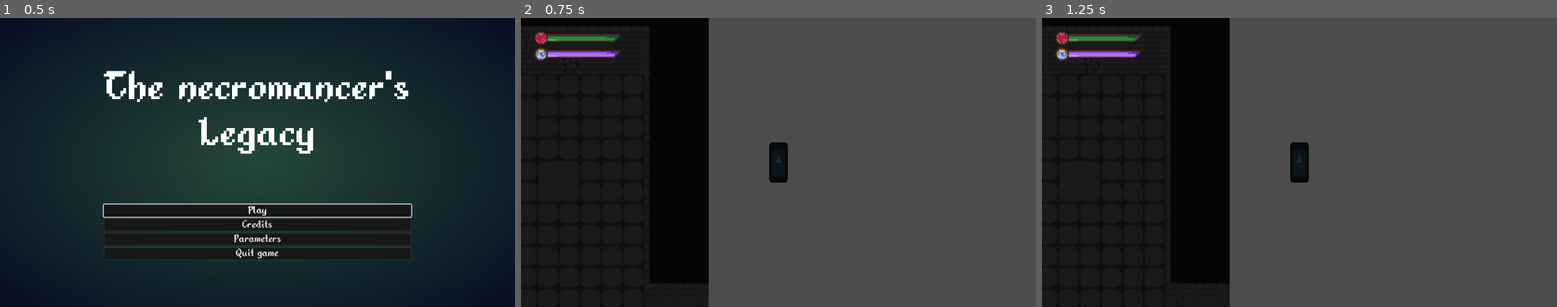
Above: before the commit, frames 1-3 (left to right).
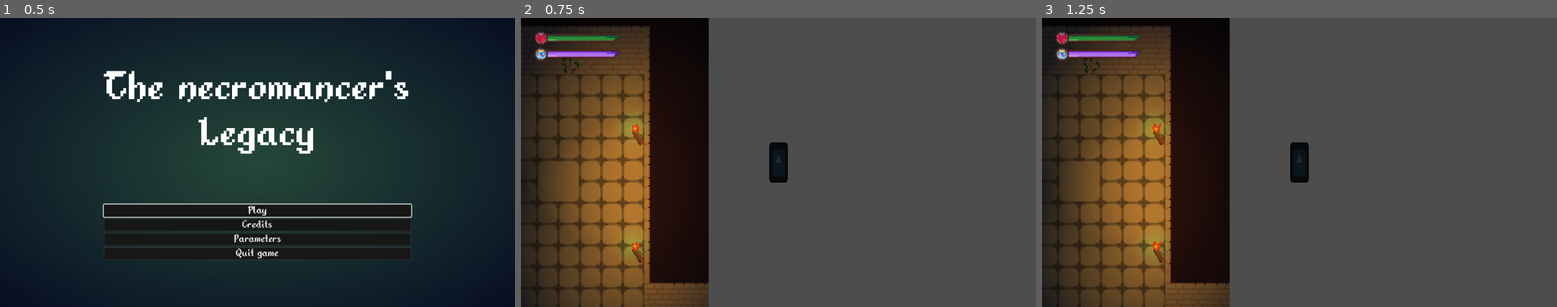
Above: after the commit, the same moments.

Repository: PercyGame/Necromancer-s-Quest-For-Power
Game: Godot game, scene res://HUD/MainMenu.tscn
Two runs of this game, one before a commit and one after it. Both use one fixed random seed, a clock stepped at 60 frames per second and the inputs below. The engine's default icon, where the game draws it, is replaced by a stand-in: a white triangle on a blue panel in a dark square.
Inputs:
- Up to frame 1 (0.5 s): no input
- Up to frame 2 (0.75 s): click "Play" at 0.5 s
- Up to frame 3 (1.25 s): no input

Frame 1 is identical in both runs. In frame 2, 24% of the frame differs, in the area x 1-37%, y 2-100%; in frame 3, 24%.

Commit message:
added spawners
Added a spawner mecanic, to make easy level creation

Diff:
--- a/HUD/MainMenu.tscn
+++ b/HUD/MainMenu.tscn
@@ -1,7 +1,8 @@
-[gd_scene load_steps=5 format=3 uid="uid://dvftrsf5fj5xk"]
+[gd_scene load_steps=6 format=3 uid="uid://dvftrsf5fj5xk"]
 
 [ext_resource type="Script" path="res://HUD/MainMenu.gd" id="1_dqemj"]
 [ext_resource type="Theme" uid="uid://b28w6ny6cu743" path="res://HUD/theme.tres" id="1_jaaa0"]
+[ext_resource type="AudioStream" uid="uid://d13a7llqh6151" path="res://assets/sounds/music/Light Ambient 5 (Loop).wav" id="3_uehrf"]
 
 [sub_resource type="Gradient" id="Gradient_5lu4u"]
 colors = PackedColorArray(0.146554, 0.285029, 0.226271, 1, 0.0306744, 0.0593292, 0.141018, 1)
@@ -82,3 +83,8 @@
 layout_mode = 2
 action_mode = 0
 text = "Quit game"
+
+[node name="AudioStreamPlayer" type="AudioStreamPlayer" parent="."]
+stream = ExtResource("3_uehrf")
+autoplay = true
+bus = &"Music"
--- /dev/null
+++ b/default_bus_layout.tres
@@ -0,0 +1,9 @@
+[gd_resource type="AudioBusLayout" format=3 uid="uid://dxxmm1a0wcck5"]
+
+[resource]
+bus/1/name = &"Music"
+bus/1/solo = false
+bus/1/mute = false
+bus/1/bypass_fx = false
+bus/1/volume_db = 0.0
+bus/1/send = &"Master"
--- a/entites/armoured_knight.gd
+++ b/entites/armoured_knight.gd
@@ -73,9 +73,10 @@
 		is_player_detected = false
 
 func follow_player(delta):
-	var direction = global_position.direction_to(player.global_position)
-	self.velocity = direction * speed * delta
-	position += self.velocity
+	if not is_player_attackable:
+		var direction = global_position.direction_to(player.global_position)
+		self.velocity = direction * speed * delta
+		position += self.velocity
 
 func attack_player():
 	if globals.is_player_hittable:
--- a/entites/armoured_knight.tscn
+++ b/entites/armoured_knight.tscn
@@ -17,6 +17,7 @@
 radius = 38.0
 
 [node name="CharacterBody2D" type="CharacterBody2D"]
+collision_mask = 0
 script = ExtResource("1_hurb3")
 
 [node name="CollisionShape2D" type="CollisionShape2D" parent="."]
--- a/entites/skeleton.tscn
+++ b/entites/skeleton.tscn
@@ -19,6 +19,7 @@
 radius = 28.0
 
 [node name="CharacterBody2D" type="CharacterBody2D"]
+collision_mask = 0
 script = ExtResource("1_u6mqp")
 
 [node name="collision" type="CollisionShape2D" parent="."]
--- /dev/null
+++ b/entites/spawner/spawner.gd
@@ -0,0 +1,40 @@
+extends Node2D
+class_name Spawner
+
+@export var mob:PackedScene
+@export var number_to_spawn: int
+@export var spawn_time: float
+
+@onready var spawn_timer = $spawn_timer
+
+var is_spawning = false
+var can_spawn = true
+var spawned_number = 0
+
+func _ready():
+	spawn_timer.wait_time = spawn_time
+
+func _process(delta):
+	is_destory_needed()
+	if is_spawning and can_spawn:
+		spawn()
+
+func _on_area_2d_body_entered(body):
+	if body is Player:
+		is_spawning = true
+
+
+func spawn():
+	var inst = mob.instantiate()
+	owner.add_child(inst)
+	inst.global_position = global_position
+	spawned_number += 1
+	can_spawn = false
+	spawn_timer.start()
+
+func is_destory_needed():
+	if spawned_number >= number_to_spawn:
+		queue_free()
+
+func _on_spawn_timer_timeout():
+	can_spawn = true
--- /dev/null
+++ b/entites/spawner/spawner.tscn
@@ -0,0 +1,21 @@
+[gd_scene load_steps=3 format=3 uid="uid://b35vargbut5yy"]
+
+[ext_resource type="Script" path="res://entites/spawner/spawner.gd" id="1_mrlmb"]
+
+[sub_resource type="CircleShape2D" id="CircleShape2D_o87m3"]
+radius = 93.0484
+
+[node name="spawner" type="Node2D"]
+script = ExtResource("1_mrlmb")
+
+[node name="Area2D" type="Area2D" parent="."]
+
+[node name="CollisionShape2D" type="CollisionShape2D" parent="Area2D"]
+shape = SubResource("CircleShape2D_o87m3")
+
+[node name="spawn_timer" type="Timer" parent="."]
+wait_time = 0.5
+one_shot = true
+
+[connection signal="body_entered" from="Area2D" to="." method="_on_area_2d_body_entered"]
+[connection signal="timeout" from="spawn_timer" to="." method="_on_spawn_timer_timeout"]
--- a/map/dev map.tscn
+++ b/map/dev map.tscn
@@ -1,11 +1,13 @@
-[gd_scene load_steps=10 format=3 uid="uid://dknoqwgpidnyl"]
+[gd_scene load_steps=12 format=3 uid="uid://dknoqwgpidnyl"]
 
 [ext_resource type="PackedScene" uid="uid://dg8h3y7u81lho" path="res://entites/player.tscn" id="1_ctjwc"]
 [ext_resource type="Texture2D" uid="uid://dm6mg47o5wr4y" path="res://assets/decor/ground.png" id="4_5lauq"]
-[ext_resource type="PackedScene" uid="uid://bx64s018y88to" path="res://entites/armoured_knight.tscn" id="4_fjwkb"]
 [ext_resource type="PackedScene" uid="uid://olwkfqg1m22u" path="res://entites/skeleton.tscn" id="4_p8htx"]
 [ext_resource type="PackedScene" uid="uid://boci7uir3oob8" path="res://map/elements/torche.tscn" id="5_btsdx"]
+[ext_resource type="PackedScene" uid="uid://b35vargbut5yy" path="res://entites/spawner/spawner.tscn" id="5_t40n3"]
 [ext_resource type="Theme" uid="uid://b28w6ny6cu743" path="res://HUD/theme.tres" id="6_1a4w4"]
+[ext_resource type="PackedScene" uid="uid://cdsrw5yq8mxk3" path="res://map/elements/left_torche.tscn" id="7_7yqsf"]
+[ext_resource type="PackedScene" uid="uid://ba21u5yrxunw7" path="res://map/elements/right_torche.tscn" id="8_iv5fn"]
 
 [sub_resource type="GDScript" id="GDScript_7ylt6"]
 
@@ -105,7 +107,7 @@
 layer_0/z_index = 2
 layer_0/tile_data = PackedInt32Array(458766, 458753, 1, 458765, 458753, 1, 458764, 458753, 1, 458763, 458753, 1, 458762 …(2409 unchanged characters)…
 layer_1/name = "ground"
-layer_1/tile_data = PackedInt32Array(-393229, 65537, 0, -327 …(3034 unchanged characters)… , 65537, 0, -327681, 65537, 0, -262145, 131073, 0, -196609, 65537, 0, -131073, 65537,  …(8992 unchanged characters)…
+layer_1/tile_data = PackedInt32Array(-393229, 65537, 0, -327 …(3034 unchanged characters)… , 65537, 0, -327681, 65537, 0, -262145, 65537, 0, -196609, 65537, 0, -131073, 65537,  …(8992 unchanged characters)…
 
 [node name="Player" parent="." instance=ExtResource("1_ctjwc")]
 z_index = 1
@@ -114,12 +116,6 @@
 [node name="DirectionalLight2D" type="DirectionalLight2D" parent="."]
 energy = 0.85
 blend_mode = 1
-
-[node name="skeleton" parent="." instance=ExtResource("4_p8htx")]
-position = Vector2(-399, -88)
-
-[node name="armoured knight" parent="." instance=ExtResource("4_fjwkb")]
-position = Vector2(-391, -121)
 
 [node name="torche" parent="." instance=ExtResource("5_btsdx")]
 position = Vector2(-141, -138)
@@ -146,3 +142,21 @@
 
 [node name="torche4" parent="." instance=ExtResource("5_btsdx")]
 position = Vector2(-32, -6)
+
+[node name="Node2D" parent="." instance=ExtResource("5_t40n3")]
+position = Vector2(144, -48)
+mob = ExtResource("4_p8htx")
+number_to_spawn = 4
+spawn_time = 5.0
+
+[node name="left_torche" parent="." instance=ExtResource("7_7yqsf")]
+position = Vector2(-200, 70)
+
+[node name="left_torche2" parent="." instance=ExtResource("7_7yqsf")]
+position = Vector2(-200, -67)
+
+[node name="right_torche" parent="." instance=ExtResource("8_iv5fn")]
+position = Vector2(184, -83)
+
+[node name="right_torche2" parent="." instance=ExtResource("8_iv5fn")]
+position = Vector2(184, 5)
--- /dev/null
+++ b/map/elements/left_torche.tscn
@@ -0,0 +1,68 @@
+[gd_scene load_steps=8 format=3 uid="uid://cdsrw5yq8mxk3"]
+
+[ext_resource type="Texture2D" uid="uid://dm6mg47o5wr4y" path="res://assets/decor/ground.png" id="1_on85d"]
+[ext_resource type="Script" path="res://map/elements/torche.gd" id="2_hd554"]
+
+[sub_resource type="Animation" id="Animation_p032q"]
+length = 0.001
+tracks/0/type = "value"
+tracks/0/imported = false
+tracks/0/enabled = true
+tracks/0/path = NodePath(".:frame")
+tracks/0/interp = 1
+tracks/0/loop_wrap = true
+tracks/0/keys = {
+"times": PackedFloat32Array(),
+"transitions": PackedFloat32Array(),
+"update": 1,
+"values": []
+}
+
+[sub_resource type="Animation" id="Animation_dn3d1"]
+resource_name = "idle"
+length = 0.4
+tracks/0/type = "value"
+tracks/0/imported = false
+tracks/0/enabled = true
+tracks/0/path = NodePath(".:frame")
+tracks/0/interp = 1
+tracks/0/loop_wrap = true
+tracks/0/keys = {
+"times": PackedFloat32Array(0, 0.2),
+"transitions": PackedFloat32Array(1, 1),
+"update": 1,
+"values": [19, 20]
+}
+
+[sub_resource type="AnimationLibrary" id="AnimationLibrary_v40go"]
+_data = {
+"RESET": SubResource("Animation_p032q"),
+"idle": SubResource("Animation_dn3d1")
+}
+
+[sub_resource type="Gradient" id="Gradient_a1bsh"]
+offsets = PackedFloat32Array(0, 0.116162, 0.712121)
+colors = PackedColorArray(1, 1, 0.247059, 1, 1, 0.588235, 0.109804, 1, 0, 0, 0, 1)
+
+[sub_resource type="GradientTexture2D" id="GradientTexture2D_baryy"]
+gradient = SubResource("Gradient_a1bsh")
+fill = 1
+fill_from = Vector2(0.5, 0.5)
+
+[node name="left_torche" type="Sprite2D"]
+texture = ExtResource("1_on85d")
+hframes = 8
+vframes = 3
+frame = 19
+script = ExtResource("2_hd554")
+
+[node name="AnimationPlayer" type="AnimationPlayer" parent="."]
+libraries = {
+"": SubResource("AnimationLibrary_v40go")
+}
+
+[node name="PointLight2D" type="PointLight2D" parent="."]
+position = Vector2(0, -5)
+energy = 0.7
+texture = SubResource("GradientTexture2D_baryy")
+texture_scale = 3.0
--- /dev/null
+++ b/map/elements/right_torche.tscn
@@ -0,0 +1,68 @@
+[gd_scene load_steps=8 format=3 uid="uid://ba21u5yrxunw7"]
+
+[ext_resource type="Texture2D" uid="uid://dm6mg47o5wr4y" path="res://assets/decor/ground.png" id="1_6rie1"]
+[ext_resource type="Script" path="res://map/elements/torche.gd" id="2_1a55u"]
+
+[sub_resource type="Animation" id="Animation_p032q"]
+length = 0.001
+tracks/0/type = "value"
+tracks/0/imported = false
+tracks/0/enabled = true
+tracks/0/path = NodePath(".:frame")
+tracks/0/interp = 1
+tracks/0/loop_wrap = true
+tracks/0/keys = {
+"times": PackedFloat32Array(),
+"transitions": PackedFloat32Array(),
+"update": 1,
+"values": []
+}
+
+[sub_resource type="Animation" id="Animation_dn3d1"]
+resource_name = "idle"
+length = 0.4
+tracks/0/type = "value"
+tracks/0/imported = false
+tracks/0/enabled = true
+tracks/0/path = NodePath(".:frame")
+tracks/0/interp = 1
+tracks/0/loop_wrap = true
+tracks/0/keys = {
+"times": PackedFloat32Array(0, 0.2),
+"transitions": PackedFloat32Array(1, 1),
+"update": 1,
+"values": [21, 22]
+}
+
+[sub_resource type="AnimationLibrary" id="AnimationLibrary_v40go"]
+_data = {
+"RESET": SubResource("Animation_p032q"),
+"idle": SubResource("Animation_dn3d1")
+}
+
+[sub_resource type="Gradient" id="Gradient_a1bsh"]
+offsets = PackedFloat32Array(0, 0.116162, 0.712121)
+colors = PackedColorArray(1, 1, 0.247059, 1, 1, 0.588235, 0.109804, 1, 0, 0, 0, 1)
+
+[sub_resource type="GradientTexture2D" id="GradientTexture2D_baryy"]
+gradient = SubResource("Gradient_a1bsh")
+fill = 1
+fill_from = Vector2(0.5, 0.5)
+
+[node name="right_torche" type="Sprite2D"]
+texture = ExtResource("1_6rie1")
+hframes = 8
+vframes = 3
+frame = 21
+script = ExtResource("2_1a55u")
+
+[node name="AnimationPlayer" type="AnimationPlayer" parent="."]
+libraries = {
+"": SubResource("AnimationLibrary_v40go")
+}
+
+[node name="PointLight2D" type="PointLight2D" parent="."]
+position = Vector2(0, -5)
+energy = 0.7
+texture = SubResource("GradientTexture2D_baryy")
+texture_scale = 3.0
--- a/map/elements/torche.tscn
+++ b/map/elements/torche.tscn
@@ -2,22 +2,6 @@
 
 [ext_resource type="Texture2D" uid="uid://dm6mg47o5wr4y" path="res://assets/decor/ground.png" id="1_jg4va"]
 [ext_resource type="Script" path="res://map/elements/torche.gd" id="2_fr84w"]
-
-[sub_resource type="Animation" id="Animation_dn3d1"]
-resource_name = "idle"
-length = 0.2
-tracks/0/type = "value"
-tracks/0/imported = false
-tracks/0/enabled = true
-tracks/0/path = NodePath(".:frame")
-tracks/0/interp = 1
-tracks/0/loop_wrap = true
-tracks/0/keys = {
-"times": PackedFloat32Array(0, 0.1),
-"transitions": PackedFloat32Array(1, 1),
-"update": 1,
-"values": [8, 9]
-}
 
 [sub_resource type="Animation" id="Animation_p032q"]
 length = 0.001
@@ -32,6 +16,22 @@
 "transitions": PackedFloat32Array(1),
 "update": 1,
 "values": [8]
+}
+
+[sub_resource type="Animation" id="Animation_dn3d1"]
+resource_name = "idle"
+length = 0.4
+tracks/0/type = "value"
+tracks/0/imported = false
+tracks/0/enabled = true
+tracks/0/path = NodePath(".:frame")
+tracks/0/interp = 1
+tracks/0/loop_wrap = true
+tracks/0/keys = {
+"times": PackedFloat32Array(0, 0.2),
+"transitions": PackedFloat32Array(1, 1),
+"update": 1,
+"values": [8, 9]
 }
 
 [sub_resource type="AnimationLibrary" id="AnimationLibrary_v40go"]
--- a/project.godot
+++ b/project.godot
@@ -24,7 +24,6 @@
 
 [display]
 
-window/size/mode=4
 window/size/resizable=false
 mouse_cursor/custom_image="res://assets/ui/mouse.png"
 
Binary file changed: assets/decor/ground.ase
Binary file changed: assets/decor/ground.png
Not shown, added: assets/sounds/music/Action 5 (Loop).wav.import
Not shown, added: assets/sounds/music/Light Ambient 5 (Loop).wav.import
Not shown, added: assets/sounds/music/Action 5 (Loop).wav
Not shown, added: assets/sounds/music/Light Ambient 5 (Loop).wav
